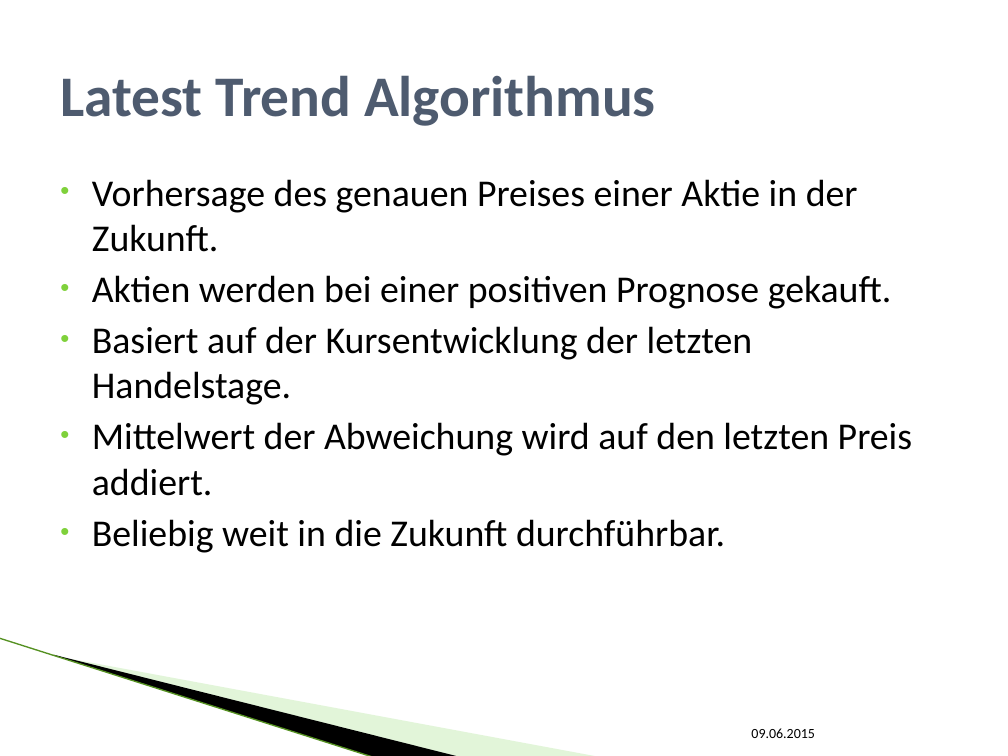
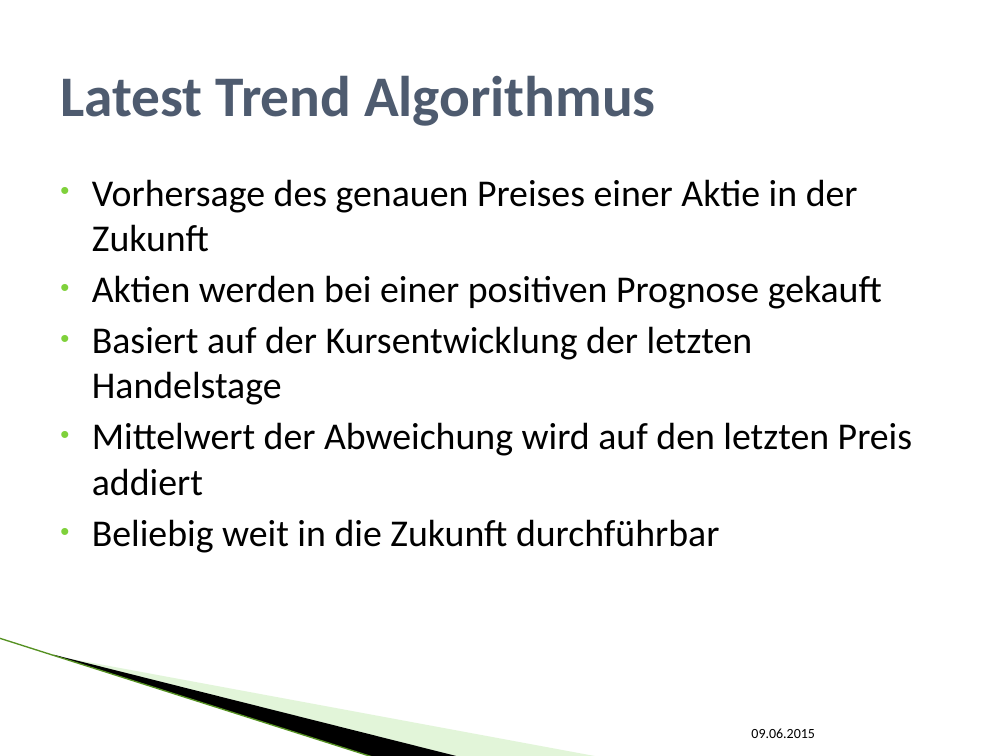
Before and after one commit to SEPSkyware6MM/StockForecast, a slide deck: slide 13 of ALR_Vortrag.pptx. Drawn at 1008x756 pixels with LibreOffice and Linux fonts; fonts in the diff are those of the drawing; background and template pictures are left out. Boxes give left, top, right and bottom in pixels: in the first picture for what was removed or moved away, otherwise in the second. Text is boxed around its words. In the diff, an @@ line names an element or a change of style, - is before the commit and + after.

```diff
--- a/ALR_Vortrag.pptx
+++ b/ALR_Vortrag.pptx
@@ text at [92, 179, 912, 553]: text changed @@
-• Vorhersage des genauen Preises einer Aktie in der Zukunft.
-• Aktien werden bei einer positiven Prognose gekauft.
-• Basiert auf der Kursentwicklung der letzten Handelstage.
-• Mittelwert der Abweichung wird auf den letzten Preis addiert.
-• Beliebig weit in die Zukunft durchführbar.
+• Vorhersage des genauen Preises einer Aktie in der Zukunft
+• Aktien werden bei einer positiven Prognose gekauft
+• Basiert auf der Kursentwicklung der letzten Handelstage
+• Mittelwert der Abweichung wird auf den letzten Preis addiert
+• Beliebig weit in die Zukunft durchführbar
```
Also in this commit, not shown: 8 other slides changed.
